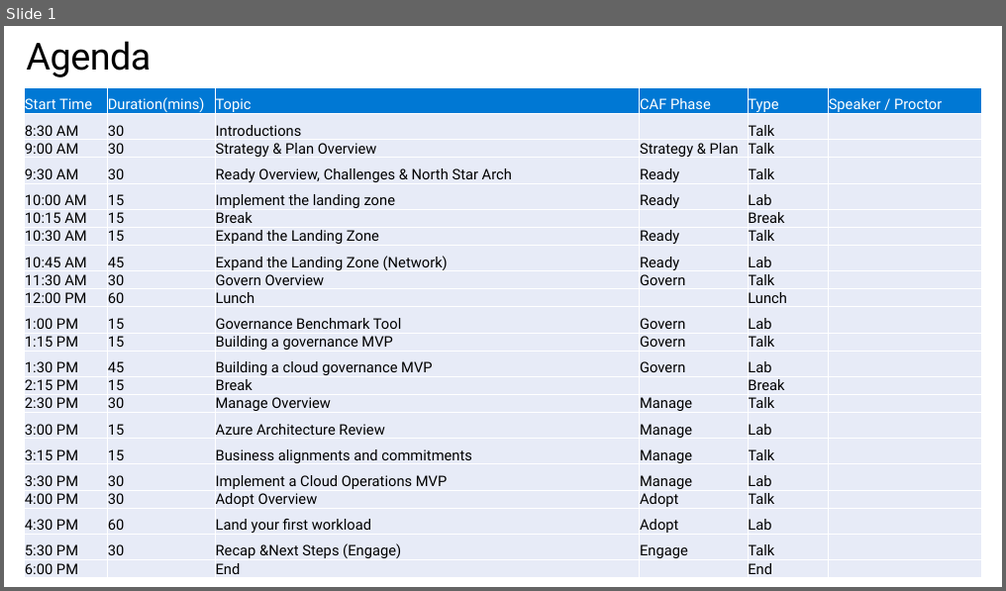
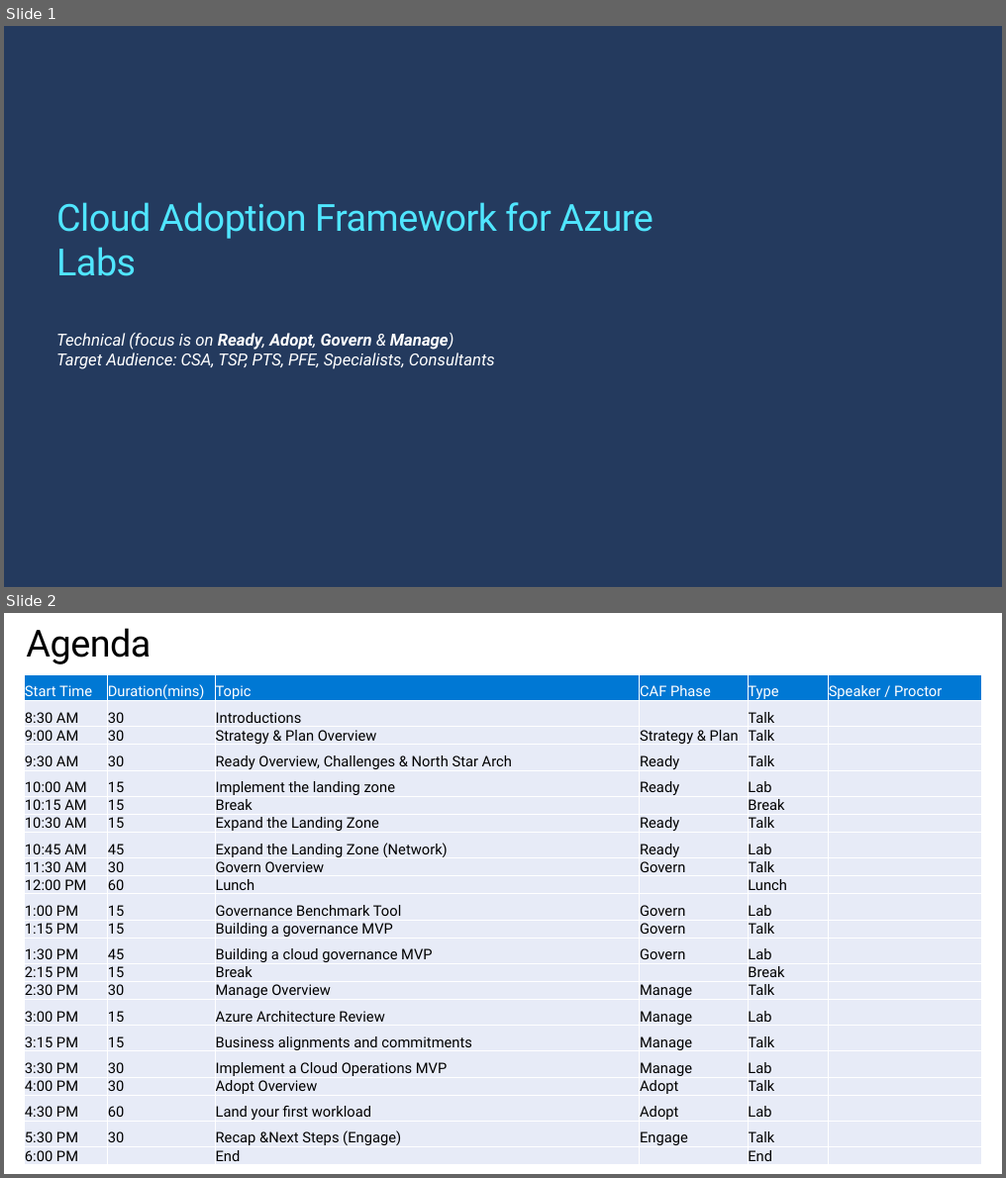
Before and after one commit to rkuehfus/CAFWorkshop, a slide deck: Student/Guides/CAF Workshop Labs.pptx. Shown one above the other, each under a label of ours: slide 1 before the commit, slides 1 and 2 after it. The pictures are 1006x591 and 1006x1178 pixels, drawn with LibreOffice and Linux fonts; fonts in the diff are those of the drawing; background and template pictures are left out. Boxes give left, top, right and bottom in pixels: in the first picture for what was removed or moved away, otherwise in the second. Text is boxed around its words. In the diff, an @@ line names an element or a change of style, - is before the commit and + after.

```diff
--- a/Student/Guides/CAF Workshop Labs.pptx
+++ b/Student/Guides/CAF Workshop Labs.pptx
@@ slide 1 added at [4, 26, 1002, 587], background #243A5E @@
@@ title added at [56, 202, 653, 276], 36 pt, text #50E6FF @@
+Cloud Adoption Framework for Azure
+Labs
@@ text added at [56, 333, 495, 370], 16 pt, text #FFFFFF, italic @@
+Technical (focus is on Ready, Adopt, Govern & Manage)
+Target Audience: CSA, TSP, PTS, PFE, Specialists, Consultants
@@ what was slide 1 is now slide 2 @@
```
Also in this commit, not shown: 2 slides changed, 4 other slides added.
